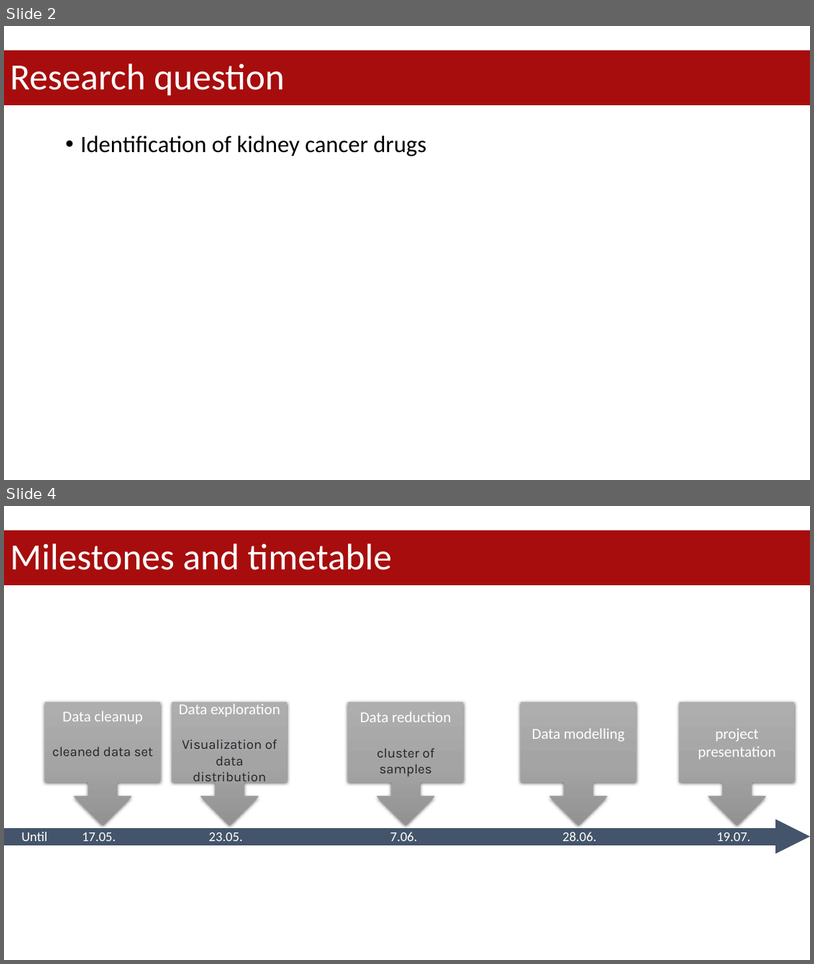
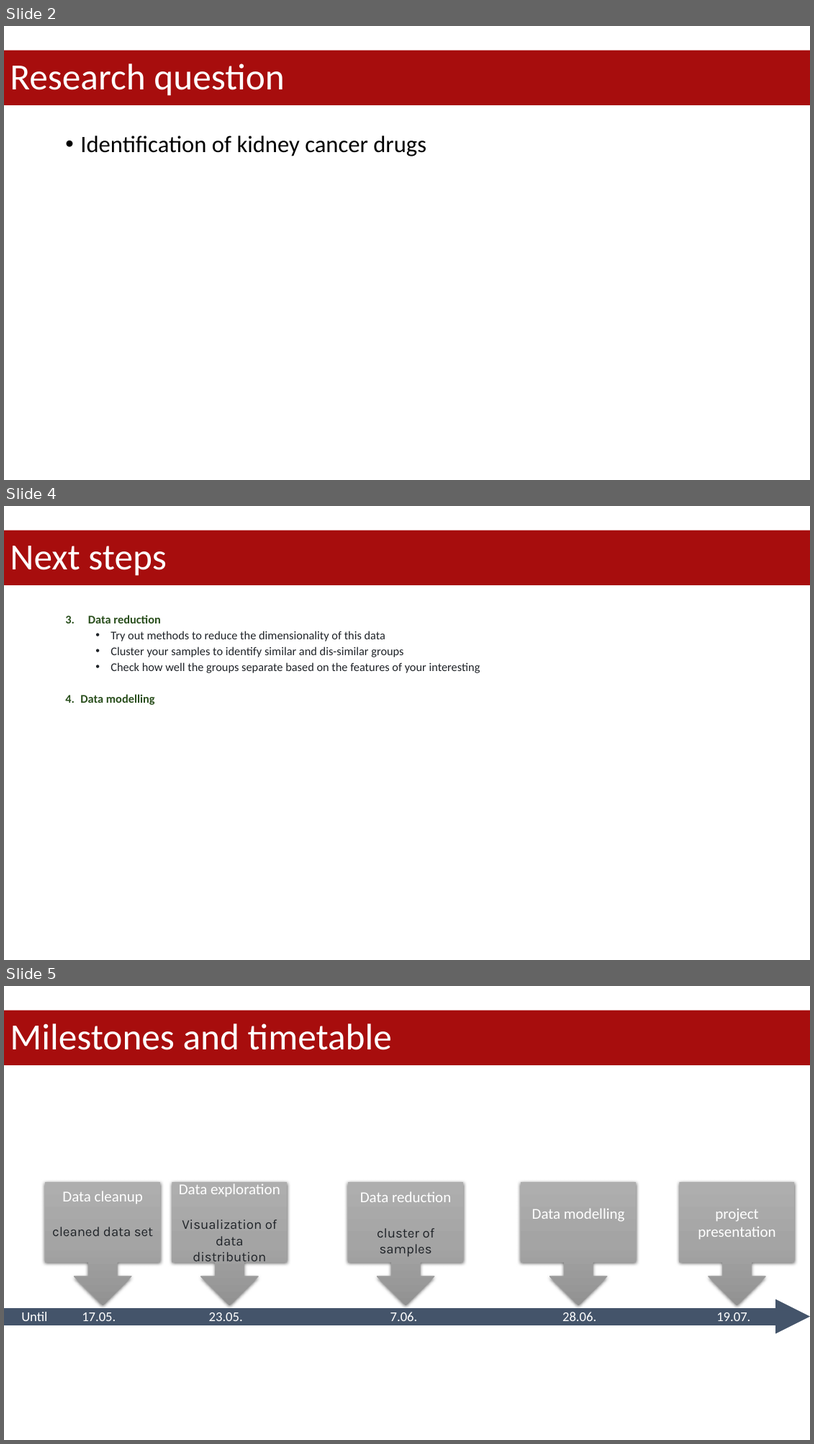
Before and after one commit to datascience-mobi-2023/topic05_team02, a slide deck: project proposal.pptx. Shown one above the other, each under a label of ours: slides 2 and 4 before the commit, slides 2, 4 and 5 after it; the slides between them are not shown. The pictures are 814x964 and 814x1444 pixels, drawn with LibreOffice and Linux fonts; fonts in the diff are those of the drawing. Boxes give left, top, right and bottom in pixels: in the first picture for what was removed or moved away, otherwise in the second. Text is boxed around its words. In the diff, an @@ line names an element or a change of style, - is before the commit and + after.

```diff
--- a/project proposal.pptx
+++ b/project proposal.pptx
@@ slide 4 added at (4,506,810,960), background #FFFFFF @@
@@ title added at (4,530,810,585), fill #A70D0D, 44 pt, text #FFFFFF @@
+Next steps
@@ text added at (80,615,481,705), 14 pt, text #1F2328 @@
+3. Data reduction
+  • Try out methods to reduce the dimensionality of this data
+  • Cluster your samples to identify similar and dis-similar groups
+  • Check how well the groups separate based on the features of your interesting
+4. Data modelling
@@ what was slide 4 is now slide 5 @@
```
Also in this commit, not shown: 3 slides changed.
